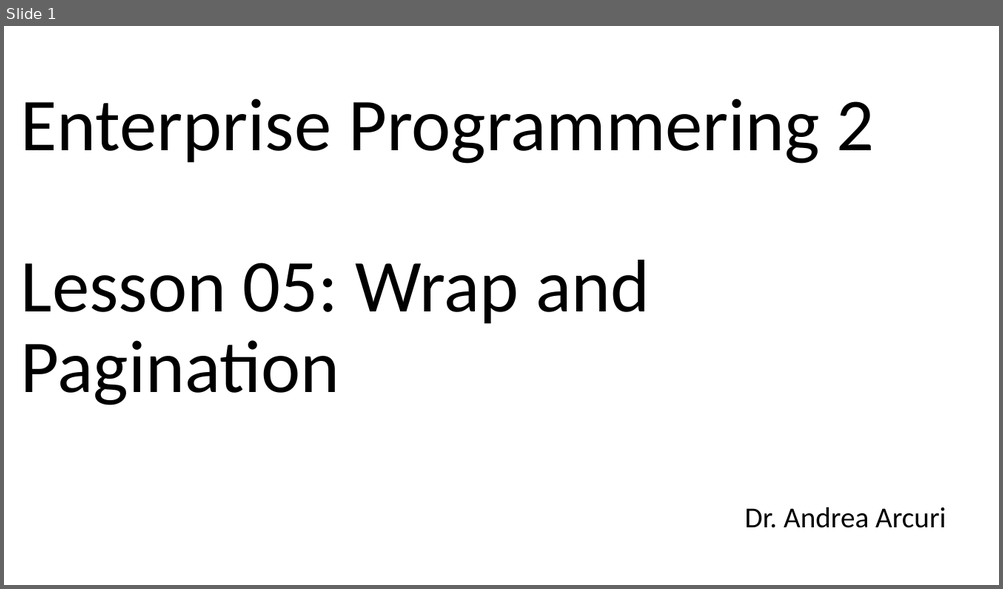
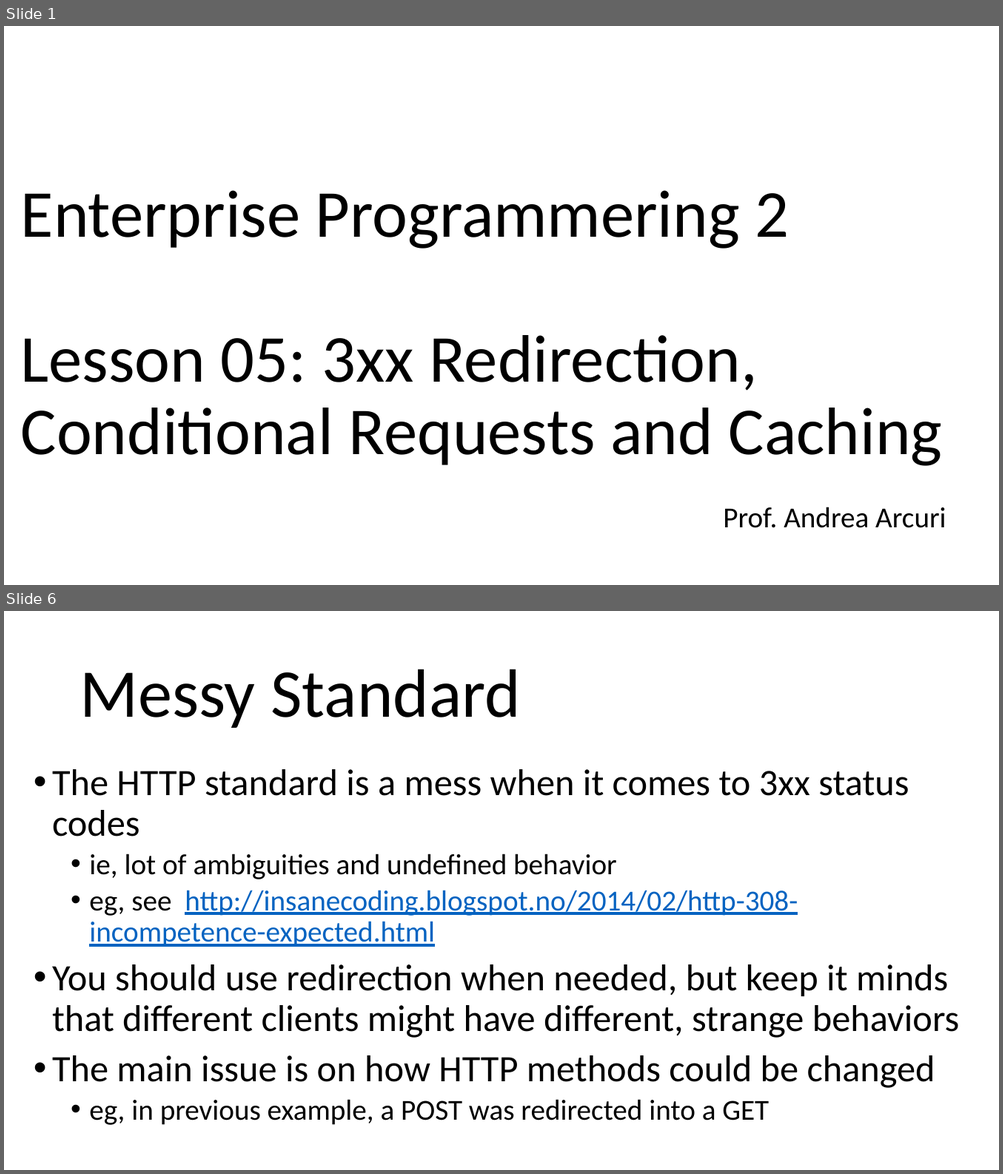
Before and after one commit to arcuri82/testing_security_development_enterprise_systems, a slide deck: doc/advanced/slides/lesson_05.pptx. Shown one above the other, each under a label of ours: slide 1 before the commit, slides 1 and 6 after it; the slides between them are not shown. The pictures are 1003x589 and 1003x1174 pixels, drawn with LibreOffice and Linux fonts; fonts in the diff are those of the drawing. Boxes give left, top, right and bottom in pixels: in the first picture for what was removed or moved away, otherwise in the second. Text is boxed around its words. In the diff, an @@ line names an element or a change of style, - is before the commit and + after.

```diff
--- a/doc/advanced/slides/lesson_05.pptx
+++ b/doc/advanced/slides/lesson_05.pptx
@@ slide 6 added at [4,611,999,1170], background #FFFFFF @@
@@ title added at [79,669,521,728], 66 pt, text #000000 @@
+Messy Standard
@@ text added at [52,769,959,1125], 36 pt, text #000000 @@
+• The HTTP standard is a mess when it comes to 3xx status codes
+  • ie, lot of ambiguities and undefined behavior
+  • eg, see http://insanecoding.blogspot.no/2014/02/http-308-incompetence-expected.html
+• You should use redirection when needed, but keep it minds that different clients might have different, strange behaviors
+• The main issue is on how HTTP methods could be changed
+  • eg, in previous example, a POST was redirected into a GET
@@ slide 1 changed as well @@
@@ title at [21,190,942,466]: text changed; size 72 to 64.8 pt @@
-Enterprise Programmering 2
-Lesson 05: Wrap and Pagination
+Enterprise Programmering 2
+Lesson 05: 3xx Redirection, Conditional Requests and Caching
@@ subtitle at [723,507,945,528]: text changed @@
-Dr. Andrea Arcuri
+Prof. Andrea Arcuri
```
Also in this commit, not shown: 3 other slides changed, 31 other slides added, 15 slides removed, 17 other files.
